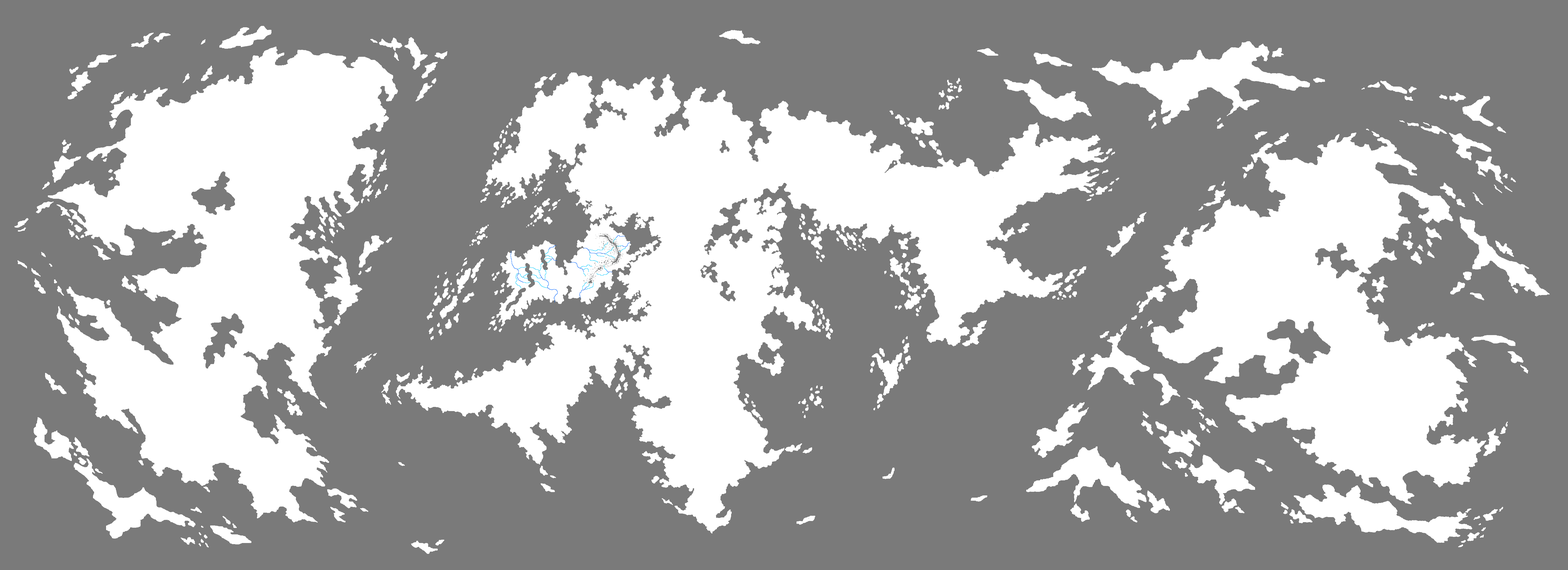
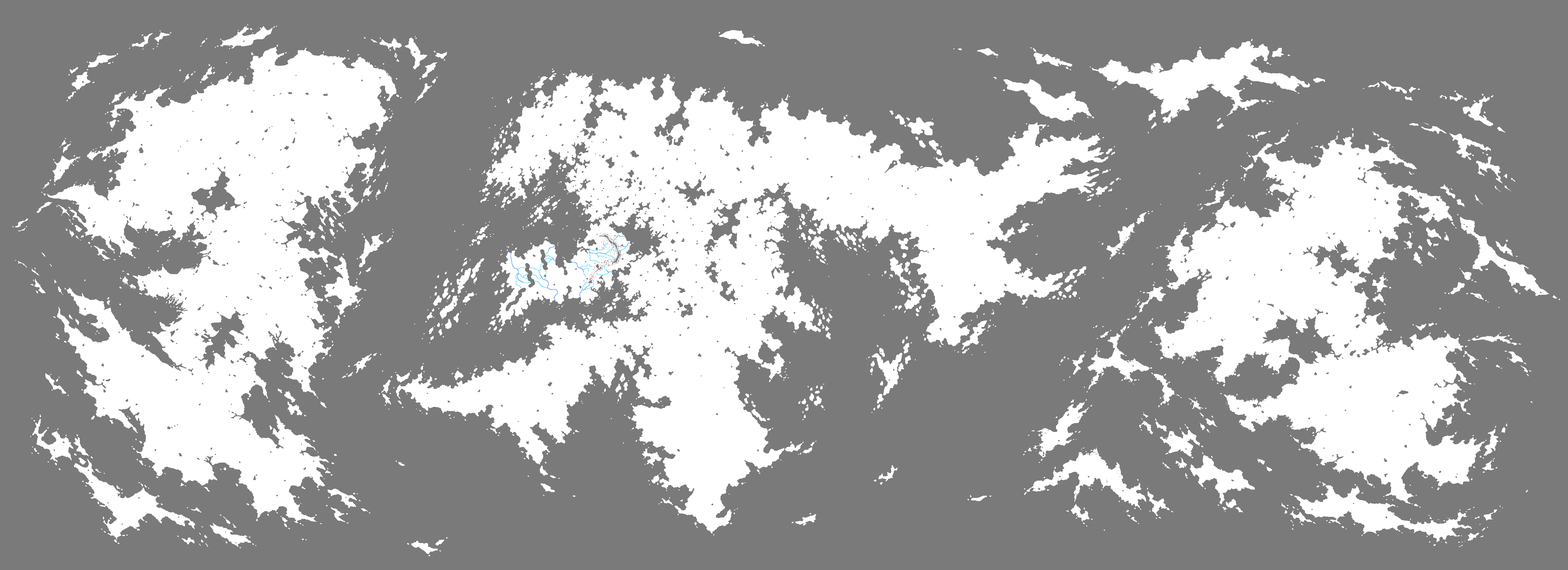
Before/after of a 1568 × 570 layered artwork. What changed in the layer stack:
painted on "rivers.bmp" over [12, 24, 1561, 557]
